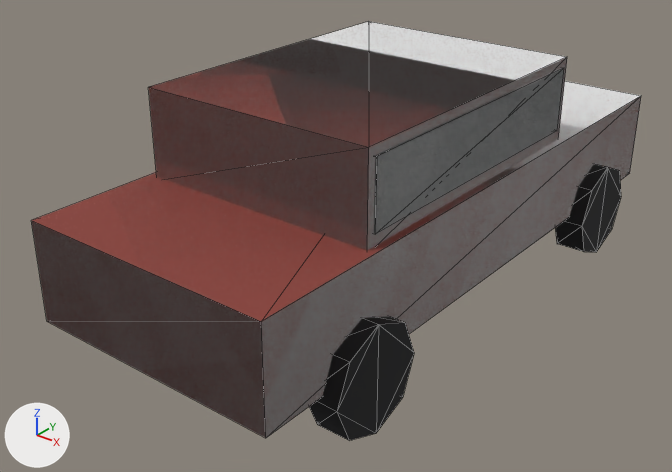
One commit to the glTF model project/models/parked-car.glb: the scene before it, then after it.
Camera for both pictures: a 50 mm camera at (3.13, -4.41, 2.96) aimed at (-0.16, -0.3, 0.41). Lighting does not change. The marker at lower left points along +X, +Y and +Z. The picture after the commit comes second. Mesh edges are drawn as thin lines. Vertices at exactly the same position are counted once.

Names of what the first picture shows: '00_paint0', '01_paint0_r320', '02_#1a2026_noshadow_r320', '03_#141416_r110', 'solid', 'solid.001', 'solid.002'.
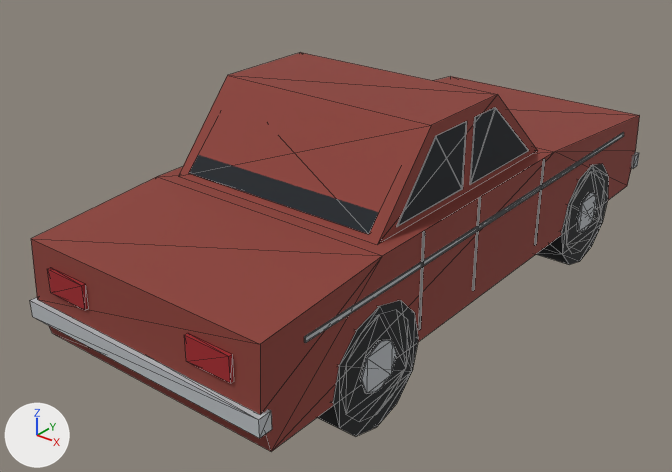
Location of each change, (x1, y1, x2, y2) in pixels of the pictures (672 x 472 px):
'01_paint0', added (red): after (31, 52, 640, 452)
'solid', deleted: before (32, 81, 641, 438)
'solid.001', deleted: before (148, 22, 567, 250)
'00_paint0', deleted (red): before (31, 85, 641, 438)
'01_paint0_r320', deleted: before (149, 24, 567, 250)
'02_#1a2026_noshadow_r320', reshaped: before (374, 68, 564, 233); after (189, 108, 529, 234)
'03_#141416_r110', reshaped (not visible afterwards): before (309, 164, 621, 440)
'00_#1e2022_noshadow_r320', added: after (317, 159, 609, 436)
'03_#b8bcc0_noshadow_r110', added: after (30, 132, 639, 438)
'solid.002', deleted: before (374, 69, 564, 234)
'05_#a3262c_noshadow_r110', added: after (47, 268, 233, 383)
part 2 of me_03__141416_r110, deleted (black): before (555, 164, 621, 252)
part 3 of me_03__141416_r110, deleted (black): before (309, 316, 414, 440)

What the commit changed:
Material 'paint0' (mat_paint0) changes colour from red #8a4038 to red #8b3e35; in linear values from (0.254, 0.0513, 0.0395) to (0.259, 0.0478, 0.0356).
In material 'paint0' (mat_paint0), roughness goes from 0.9 to 0.85.
Material '#1a2026 rough 0.2' (mat_1a2026_rough_0_2) is new.
Its base color is (0.00658, 0.0104, 0.0152) (black #131a21).
Its roughness is 0.85.
Material '#a3262c' (mat_a3262c) is new.
Its base color is (0.374, 0.0152, 0.021) (red #a52128).
Its roughness is 0.85.
Material '#b8bcc0 metal 0.6 rough 0.35' (mat_b8bcc0_metal_0_6_rough_0_35) is new.
Its base color is (0.488, 0.511, 0.536) (light grey #b9bdc1).
Its roughness is 0.85.
Material '#1e2022' (mat_1e2022) is new.
Its base color is (0.00902, 0.0104, 0.0119) (black #181a1c).
Its roughness is 0.85.
me_02__1a2026_noshadow_r320 is used by ob_02__1a2026_noshadow_r320; location (0.0, 0.0, 0.0).
me_02__1a2026_noshadow_r320 had 8 vertices, 12 faces and spanned x -0.76..0.76, y -1.15..0.75, z 1.02..1.42.
me_02__1a2026_noshadow_r320 no longer uses material mat_1a2026 (black #1a2026).
me_02__1a2026_noshadow_r320 now has 48 vertices, 72 faces and spans x -0.72..0.72, y -1.05..0.58, z 0.95..1.37.
me_02__1a2026_noshadow_r320 part 1: the whole mesh is rebuilt.
me_02__1a2026_noshadow_r320 gains material mat_1a2026_rough_0_2 (black #131a21).
me_03__141416_r110 is used by ob_03__141416_r110; location (0.0, 0.0, 0.0).
me_03__141416_r110 had 64 vertices, 112 faces and spanned x -0.9..0.9, y -1.62..1.62, z 0.0..0.64.
me_03__141416_r110 now has 96 vertices, 176 faces and spans x -0.81..0.81, y -1.47..1.55, z 0.0..0.6.
me_03__141416_r110 part 2: the loose piece of 16 vertices spanning x 0.7..0.9, y 0.98..1.62, z 0.0..0.64 is deleted.
me_03__141416_r110 part 3: the loose piece of 16 vertices spanning x 0.7..0.9, y -1.62..-0.98, z 0.0..0.64 is deleted.
Other edits to the shape of me_03__141416_r110 do not show in these pictures.
Mesh me_05__a3262c is new.
It consists of a box spanning x -0.645..-0.365, y -2.047..-2.025, z 0.6..0.74; a box spanning x 0.365..0.645, y -2.047..-2.025, z 0.6..0.74.
It uses material mat_a3262c (red #a52128).
Mesh me_03__b8bcc0 is new.
It has 96 vertices, 160 faces and spans x -0.82..0.82, y -2.06..2.06, z 0.15..0.75.
It uses material mat_b8bcc0_metal_0_6_rough_0_35 (light grey #b9bdc1).
Mesh me_01_paint0 is new.
It has 24 vertices, 40 faces and spans x -0.8..0.8, y -2.04..2.04, z 0.26..1.42.
It uses material mat_paint0 (red #8b3e35).
Mesh me_00__1e2022 is new.
It has 152 vertices, 260 faces and spans x -0.81..0.81, y -1.54..2.05, z -0.08..0.92.
It uses material mat_1e2022 (black #181a1c).
Object '00_paint0' (ob_00_paint0) is deleted.
Object '01_paint0_r320' (ob_01_paint0_r320) is deleted.
Object 'solid' (ob_solid) is deleted.
Object 'solid.001' (ob_solid_001) is deleted.
Object 'solid.002' (ob_solid_002) is deleted.
Object '05_#a3262c_noshadow_r110' (ob_05__a3262c_noshadow_r110) is new; it shows me_05__a3262c.
Its location is (0.0, 0.0, 0.0).
Object '03_#b8bcc0_noshadow_r110' (ob_03__b8bcc0_noshadow_r110) is new; it shows me_03__b8bcc0.
Its location is (0.0, 0.0, 0.0).
Object '01_paint0' (ob_01_paint0) is new; it shows me_01_paint0.
Its location is (0.0, 0.0, 0.0).
Object '00_#1e2022_noshadow_r320' (ob_00__1e2022_noshadow_r320) is new; it shows me_00__1e2022.
Its location is (0.0, 0.0, 0.0).
